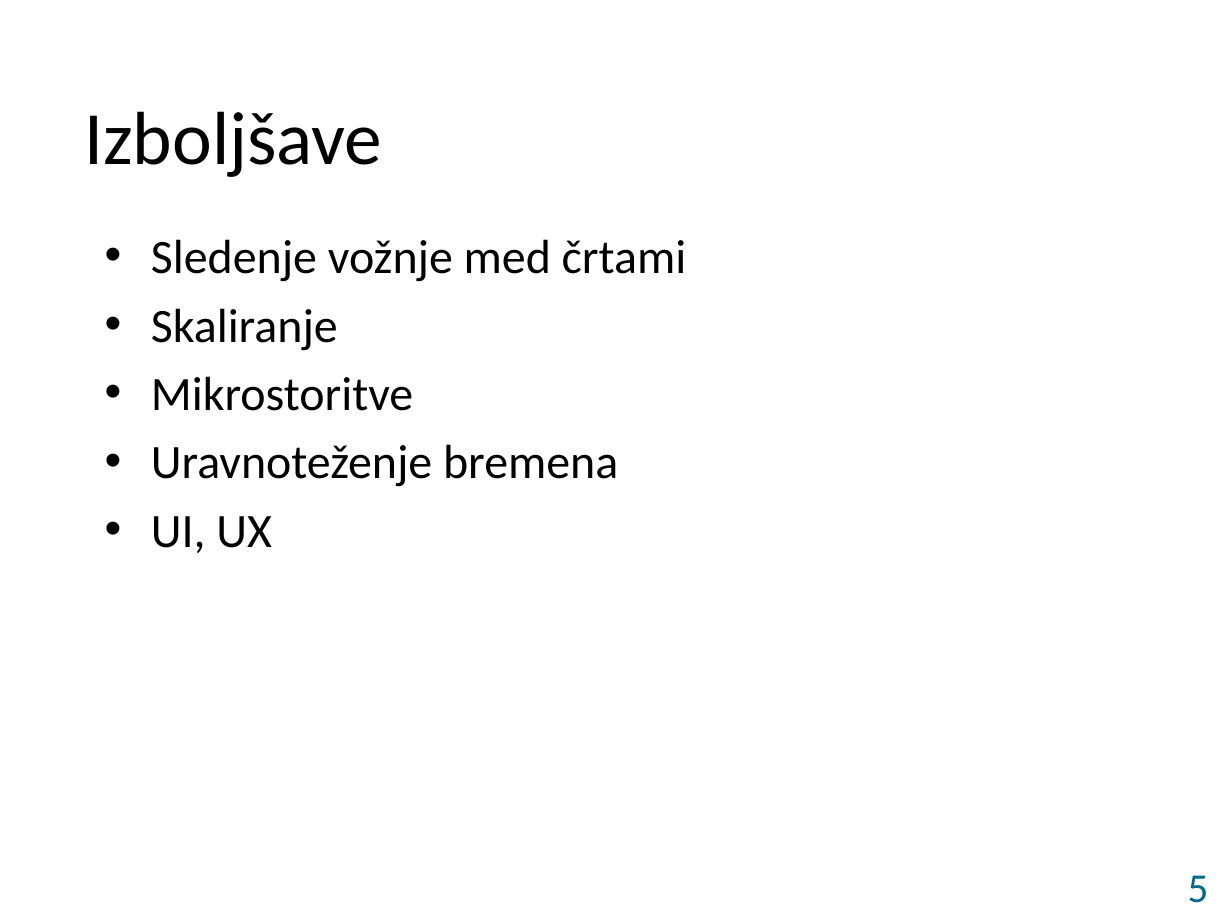
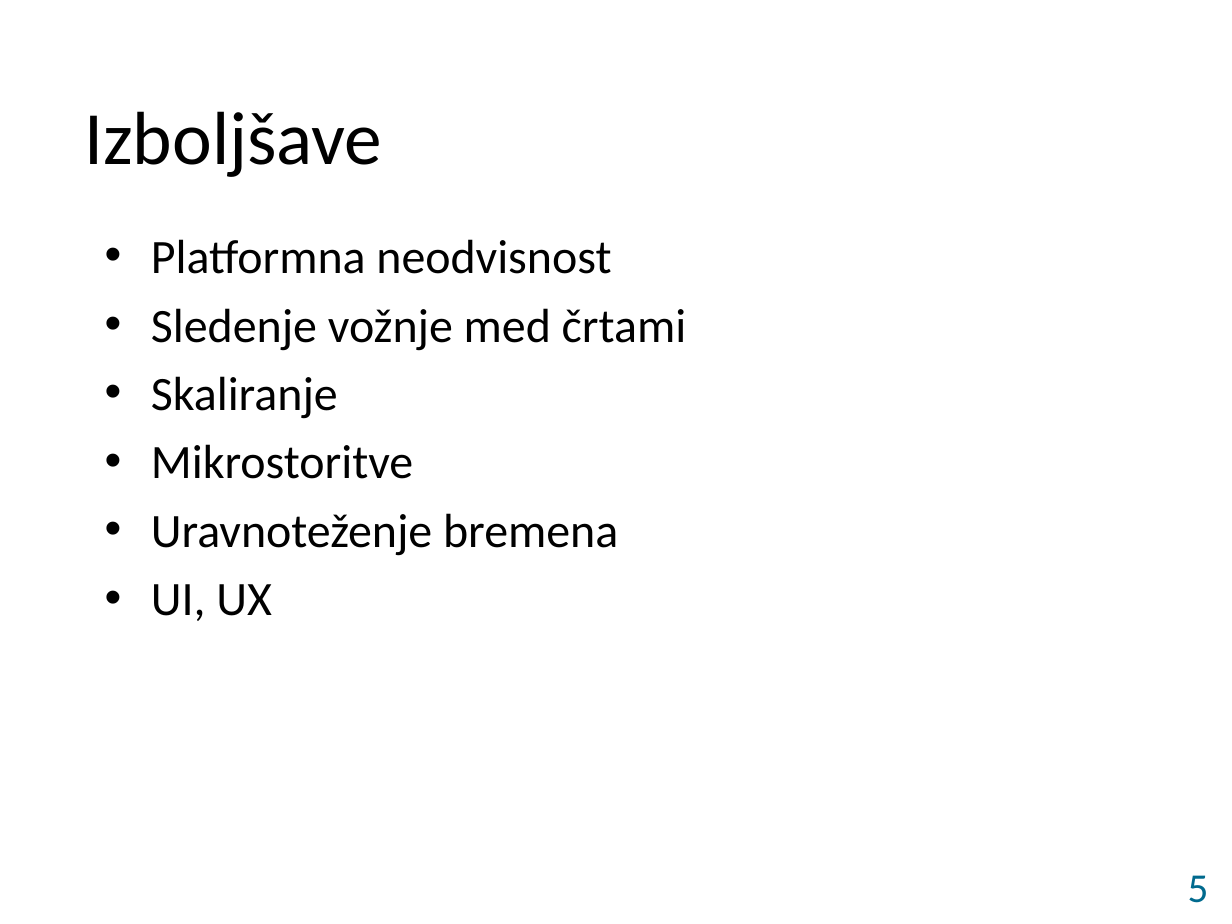
Before and after one commit to david-slatinek/rt21, a slide deck: slide 5 of documents/final-presentation/presentation.odp. Drawn at 1232x924 pixels with LibreOffice and Linux fonts; fonts in the diff are those of the drawing; background and template pictures are left out. Boxes give left, top, right and bottom in pixels: in the first picture for what was removed or moved away, otherwise in the second. Text is boxed around its words. In the diff, an @@ line names an element or a change of style, - is before the commit and + after.

Commit message:
Update presentation

```diff
--- a/documents/final-presentation/presentation.odp
+++ b/documents/final-presentation/presentation.odp
@@ text at bbox=[151, 239, 611, 274]: paragraph added @@
+• Platformna neodvisnost
```
Also in this commit, not shown: 1 other slide changed, 3 other files.
